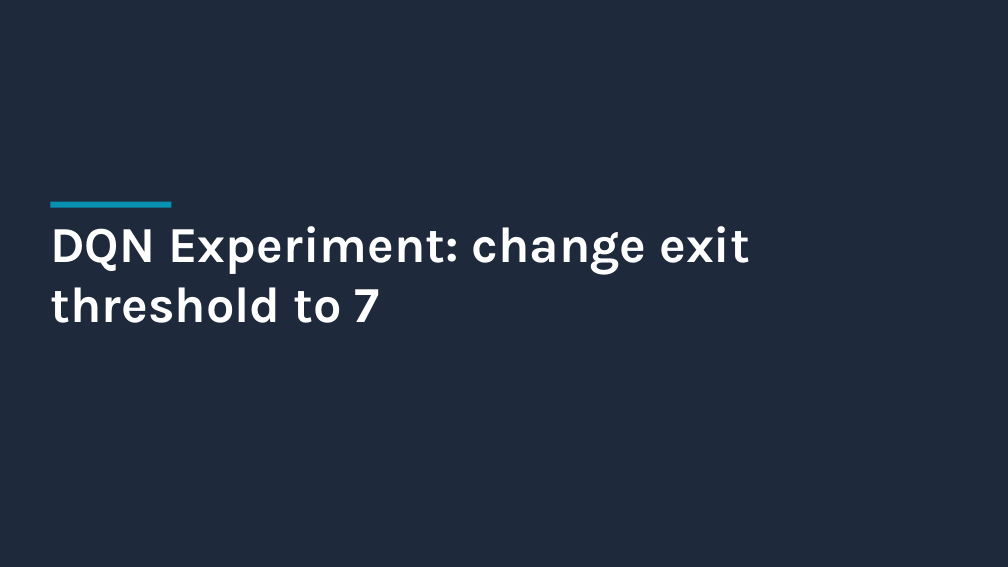
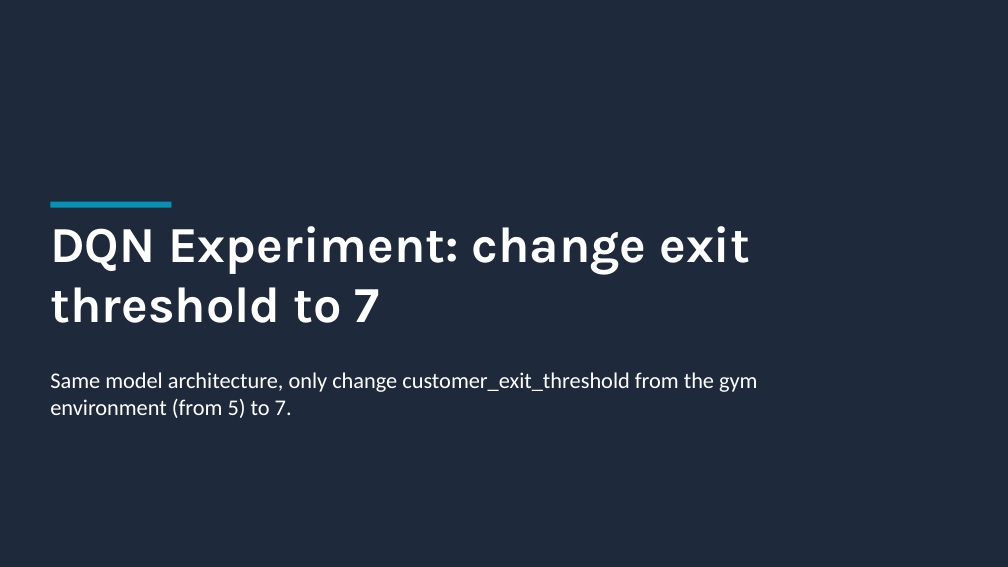
Before and after one commit to FitMAnalytics/RL_SalesTalk_Explore, a slide deck: slide 9 of experiment_report_0312.pptx (slide 8 before the commit). Drawn at 1008x567 pixels with LibreOffice and Linux fonts; fonts in the diff are those of the drawing. Boxes give left, top, right and bottom in pixels: in the first picture for what was removed or moved away, otherwise in the second. Text is boxed around its words. In the diff, an @@ line names an element or a change of style, - is before the commit and + after.

Commit message:
3/12: add two pptx

```diff
--- a/experiment_report_0312.pptx
+++ b/experiment_report_0312.pptx
@@ text added at box(50, 372, 757, 418), 16 pt, text #FFFFFF @@
+Same model architecture, only change customer_exit_threshold from the gym environment (from 5) to 7.
```
Also in this commit, not shown: 4 other slides changed, 3 slides added, 2 slides removed, 2 other files.
